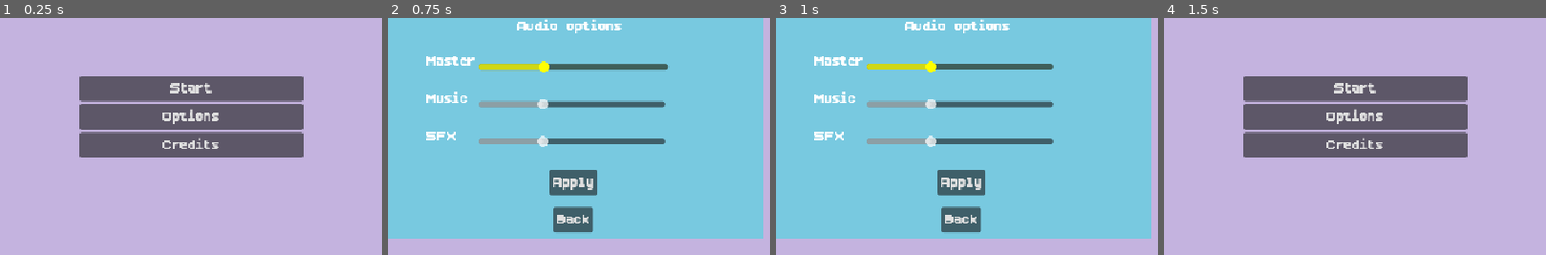
Above: before the commit, frames 1-4 (left to right).
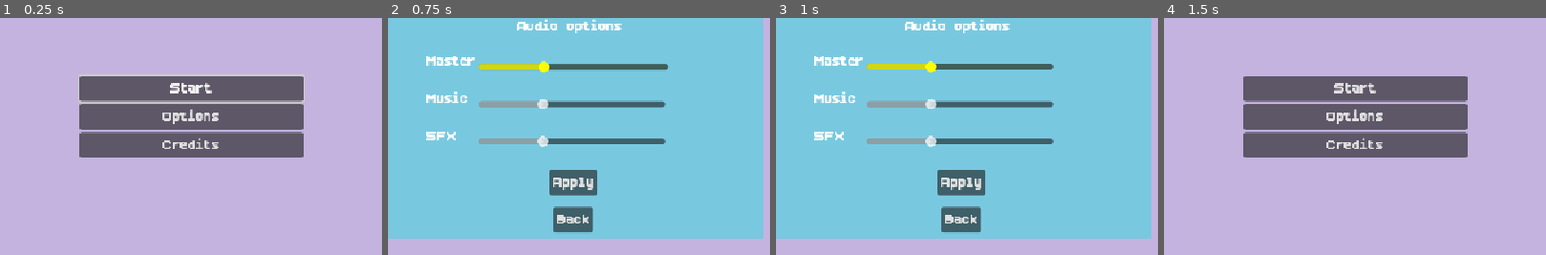
Above: after the commit, the same moments.

Repository: SirWadles/Untitled-Deck-Builder
Game: Godot game, scene res://scenes/main_menu.tscn
Same seed, same stepped clock (60 frames per second), same inputs: the game is played once before the commit and once after it. Sound files missing from this copy of the repository are replaced by a short silence.
Inputs:
- Up to frame 1 (0.25 s): no input
- Up to frame 2 (0.75 s): click "Options" at 0.5 s
- Up to frame 3 (1 s): no input
- Up to frame 4 (1.5 s): click "Apply" at 1.25 s
The pictures show only the part of the screen within x 25-75%, y 29-79%; the shares and areas given below are measured in that part.

The runs differ from the first frame. In frame 1, 1.2% of the frame differs, in the area x 20-80%, y 23-36%; in frame 2, nothing differs; in frame 3, nothing differs; in frame 4, nothing differs.

Commit message:
Controller Input (WIP5)
Added controller support to the main menu. Will make it more visually clear and there is an issue with options as if opened then closed the controller no longer focuses

Diff:
--- a/scripts/audio_options.gd
+++ b/scripts/audio_options.gd
@@ -67,7 +67,7 @@
 
 func handle_navigation_input(action: String):
 	is_in_cooldown = true
-	input_cooldown = 0.5
+	input_cooldown = 0.15
 	match action:
 		"ui_up":
 			current_focus_index = wrapi(current_focus_index - 1, 0, focusable_items.size())
@@ -161,12 +161,14 @@
 	get_tree().paused = true
 	current_focus_index = 0
 	update_focus_highlight()
-	GlobalInputHandler.disable_navigation()
+	if has_node("/root/GlobalInputHandler"):
+		get_node("/root/GlobalInputHandler").disable_navigation()
 
 func hide_options():
 	visible = false
 	get_tree().paused = false
-	GlobalInputHandler.enable_navigation()
+	if has_node("/root/GlobalInputHandler"):
+		get_node("/root/GlobalInputHandler").enable_navigation()
 
 func setup_slider_size():
 	master_slider.custom_minimum_size = Vector2(250, 30)
--- a/scripts/credits_menu.gd
+++ b/scripts/credits_menu.gd
@@ -4,6 +4,14 @@
 
 func _ready():
 	back_button.pressed.connect(_on_back_button_pressed)
+	back_button.focus_entered.connect(_on_back_button_focused)
 
 func _on_back_button_pressed():
 	get_parent().hide_credits()
+
+func _on_back_button_focused():
+	pass
+
+func _input(event):
+	if visible and event.is_action_pressed("ui_cancel"):
+		_on_back_button_pressed()
--- a/scripts/main_menu.gd
+++ b/scripts/main_menu.gd
@@ -12,14 +12,28 @@
 @onready var audio_options = $AudioOptions
 @onready var credits_menu = $CreditsMenu
 
+var input_handler: Node
+
 func _ready():
+	input_handler = get_node("/root/GlobalInputHandler")
 	start_button.pressed.connect(_on_start_button_pressed)
 	options_button.pressed.connect(_on_options_button_pressed)
 	credit_button.pressed.connect(_on_credit_button_pressed)
+	start_button.focus_entered.connect(_on_button_focused_entered.bind(start_button))
+	options_button.focus_entered.connect(_on_button_focused_entered.bind(options_button))
+	credit_button.focus_entered.connect(_on_button_focused_entered.bind(credit_button))
 	music_player.bus = "Music"
 	music_player.play()
 	audio_options.visible = false
 	credits_menu.visible = false
+	_setup_initial_focus()
+
+func _setup_initial_focus():
+	await get_tree().process_frame
+	if input_handler and input_handler.is_controller_active():
+		input_handler.set_current_focus(start_button)
+	elif start_button.focus_mode != Control.FOCUS_NONE:
+		start_button.grab_focus()
 
 func _on_start_button_pressed():
 	print("Start Pressed")
@@ -32,7 +46,8 @@
 	print("Options")
 	options_sound.play()
 	audio_options.show_options()
-
+	if input_handler:
+		input_handler.disable_navigation()
 
 func _on_credit_button_pressed():
 	print("Credits")
@@ -44,9 +59,33 @@
 	start_button.disabled = true
 	options_button.disabled = true
 	credit_button.disabled = true
+	if input_handler:
+		input_handler.disable_navigation()
 
 func hide_credits():
 	credits_menu.visible = false
 	start_button.disabled = false
 	options_button.disabled = false
 	credit_button.disabled = false
+	if input_handler:
+		input_handler.enable_navigation()
+		_setup_initial_focus()
+
+func _on_button_focused_entered():
+	pass
+
+func _input(event):
+	if input_handler and input_handler.navigation_enabled and not audio_options.visible and not credits_menu.visible:
+		if event.is_action_pressed("ui_accept"):
+			if start_button.has_focus():
+				_on_start_button_pressed()
+			elif options_button.has_focus():
+				_on_options_button_pressed()
+			elif credit_button.has_focus():
+				_on_credit_button_pressed()
+
+func _notification(what):
+	if what == NOTIFICATION_VISIBILITY_CHANGED:
+		if visible and input_handler and input_handler.navigation_enabled:
+			await get_tree().process_frame
+			_setup_initial_focus()
